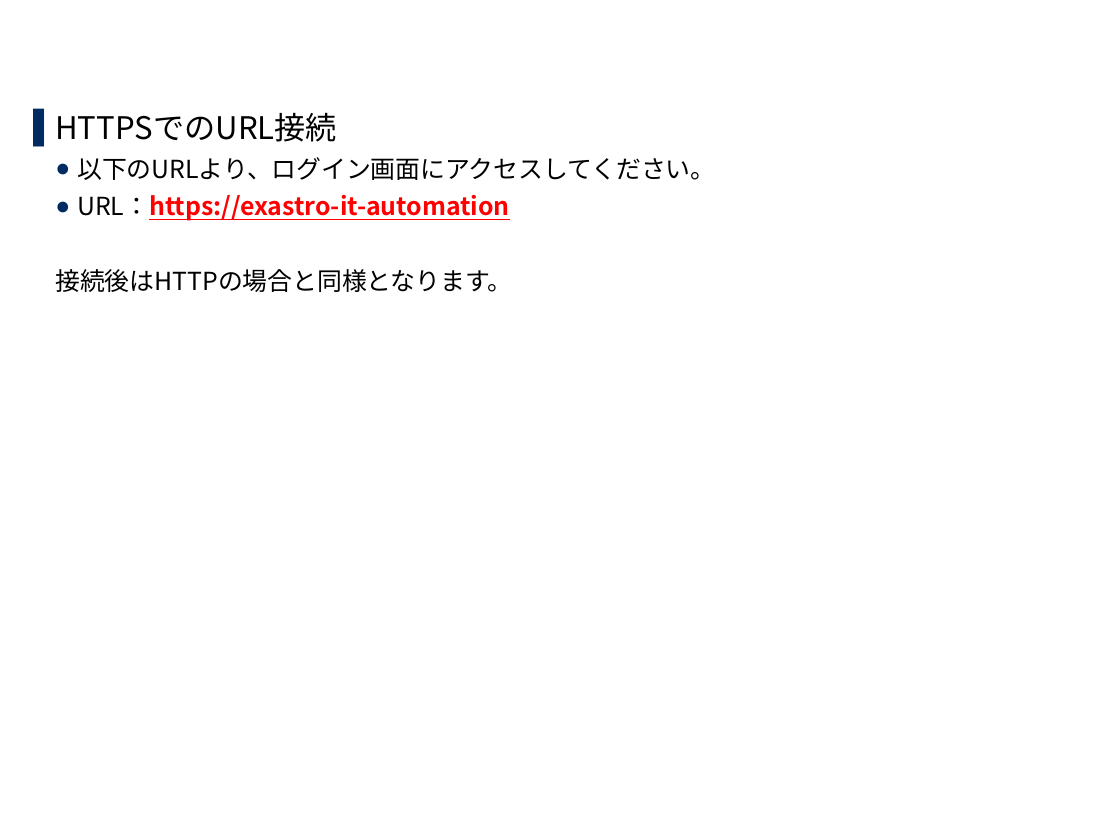
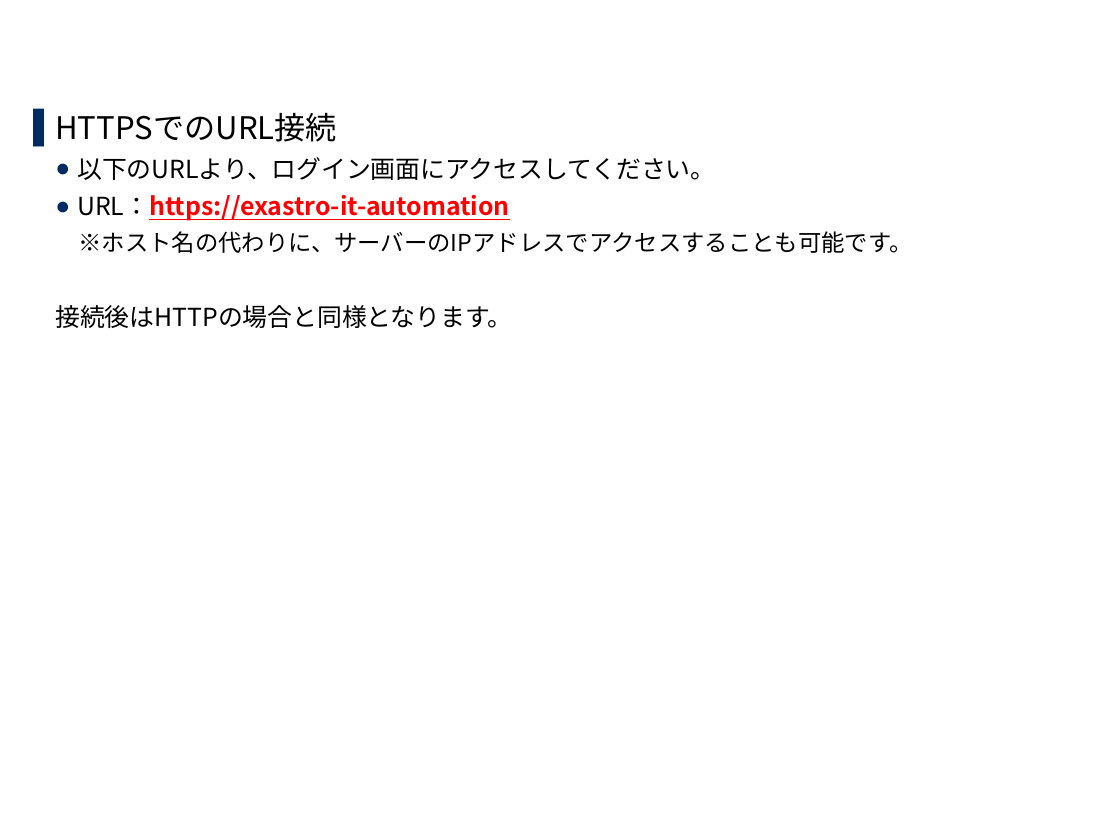
Before and after one commit to exastro-suite/it-automation-docs, a slide deck: slide 27 of asset/Learn_ja/ITA-offline-install_ja.pptx. Drawn at 1120x840 pixels with LibreOffice and Linux fonts; fonts in the diff are those of the drawing; background and template pictures are left out. Boxes give left, top, right and bottom in pixels: in the first picture for what was removed or moved away, otherwise in the second. Text is boxed around its words. In the diff, an @@ line names an element or a change of style, - is before the commit and + after.

```diff
--- a/asset/Learn_ja/ITA-offline-install_ja.pptx
+++ b/asset/Learn_ja/ITA-offline-install_ja.pptx
@@ text at [79,231,913,253]: paragraph added @@
+  ※ホスト名の代わりに、サーバーのIPアドレスでアクセスすることも可能です。
```
Also in this commit, not shown: 5 other slides changed.
